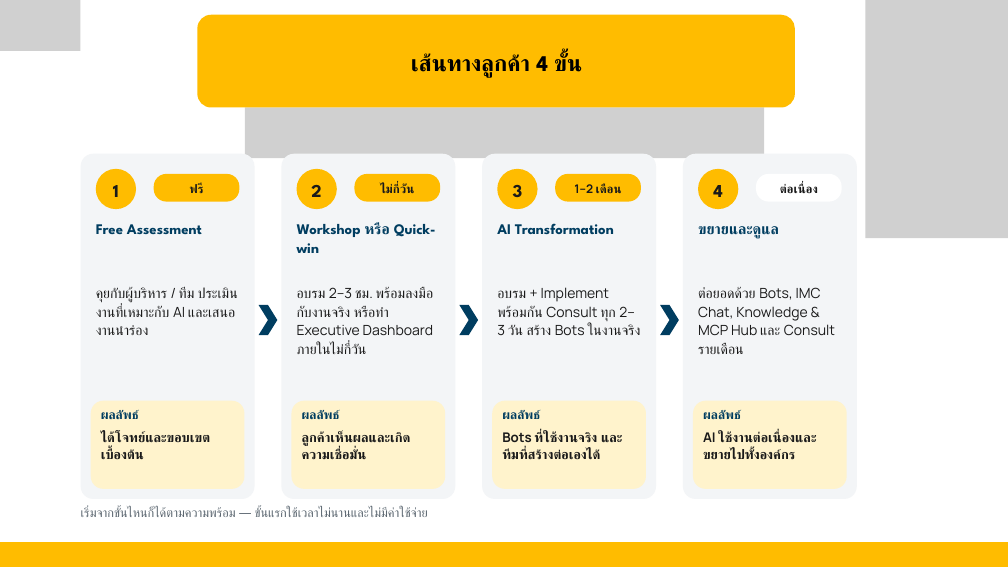
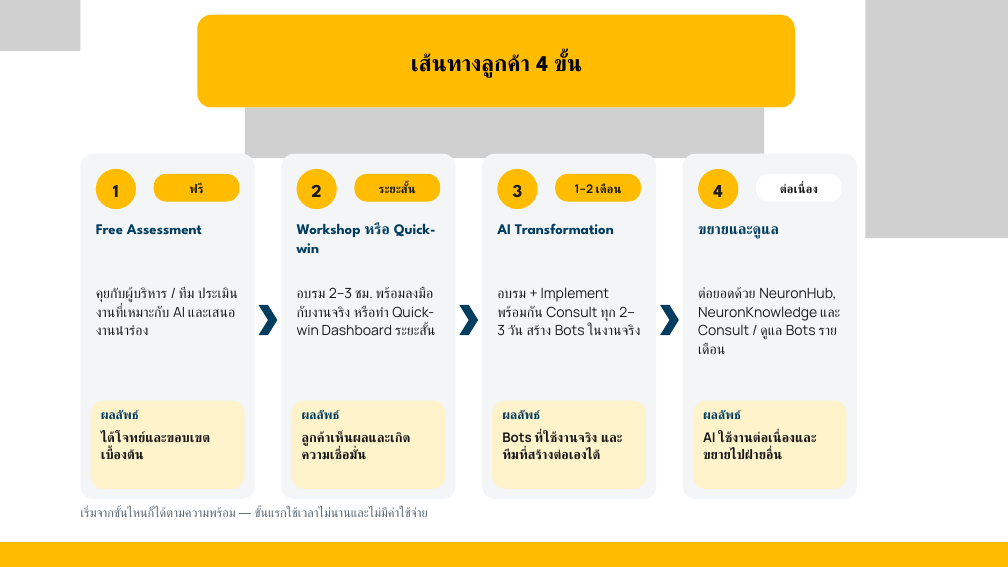
Before and after one commit to petong29149/imc-neuronknowledge, a slide deck: slide 7 of docs/sales/IMC_AI_Transformation_Packages.pptx. Drawn at 1008x567 pixels with LibreOffice and Linux fonts; fonts in the diff are those of the drawing; grey boxes stand for pictures. Boxes give left, top, right and bottom in pixels: in the first picture for what was removed or moved away, otherwise in the second. Text is boxed around its words. In the diff, an @@ line names an element or a change of style, - is before the commit and + after.

```diff
--- a/docs/sales/IMC_AI_Transformation_Packages.pptx
+++ b/docs/sales/IMC_AI_Transformation_Packages.pptx
@@ text in rounded rectangle at (379, 183, 416, 193): text changed @@
-ไม่กี่วัน
+ระยะสั้น
@@ text at (297, 287, 435, 335): text changed @@
-อบรม 2–3 ชม. พร้อมลงมือกับงานจริง หรือทำ Executive Dashboard ภายในไม่กี่วัน
+อบรม 2–3 ชม. พร้อมลงมือกับงานจริง หรือทำ Quick-win Dashboard ระยะสั้น
@@ text at (698, 287, 840, 354): text changed @@
-ต่อยอดด้วย Bots, IMC Chat, Knowledge & MCP Hub และ Consult รายเดือน
+ต่อยอดด้วย NeuronHub, NeuronKnowledge และ Consult / ดูแล Bots รายเดือน
@@ text at (703, 431, 782, 460): text changed @@
-AI ใช้งานต่อเนื่องและขยายไปทั้งองค์กร
+AI ใช้งานต่อเนื่องและขยายไปฝ่ายอื่น
```
Also in this commit, not shown: 13 other slides changed, 1 slide removed, 21 other files.
